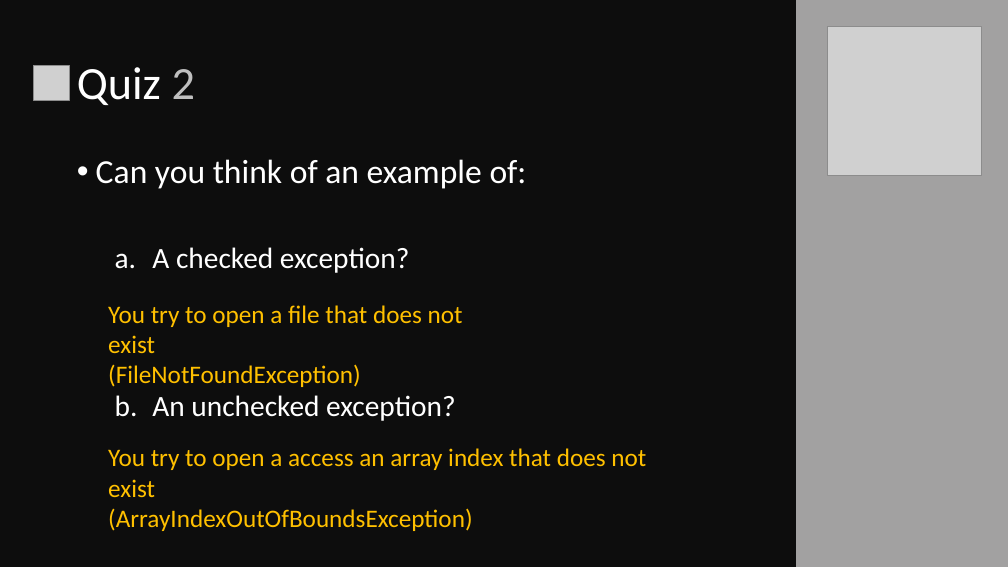
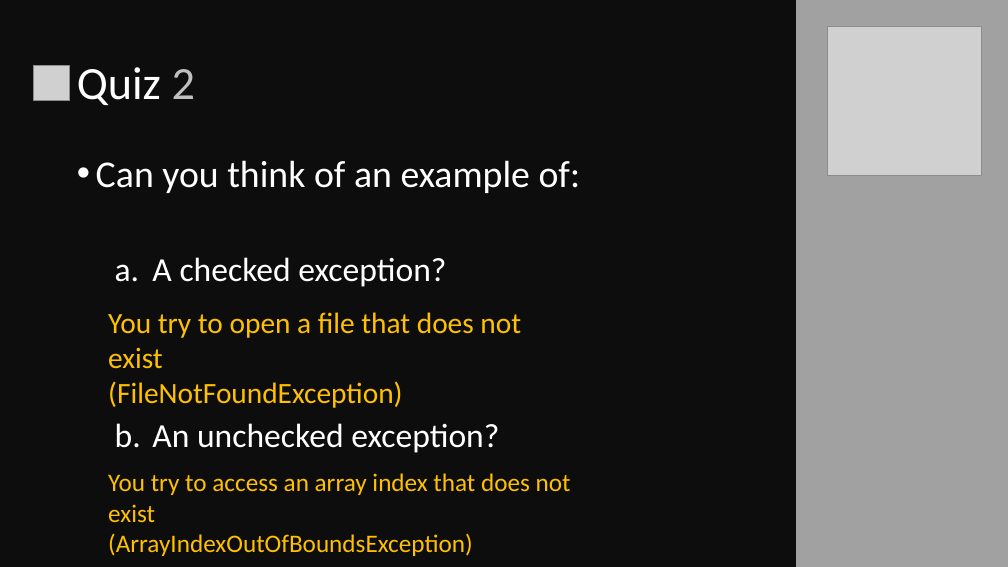
Before and after one commit to steliosot/java_exceptions_tutorial, a slide deck: slide 11 of Exceptions short tutorial.pptx. Drawn at 1008x567 pixels with LibreOffice and Linux fonts; fonts in the diff are those of the drawing; grey boxes stand for pictures. Boxes give left, top, right and bottom in pixels: in the first picture for what was removed or moved away, otherwise in the second. Text is boxed around its words. In the diff, an @@ line names an element or a change of style, - is before the commit and + after.

```diff
--- a/Exceptions short tutorial.pptx
+++ b/Exceptions short tutorial.pptx
@@ text "Can you think of an ..." at (96, 160, 581, 453): size 32 to 36 pt in "Can you think of an example of:"; size 28 to 32 pt in "A checked exception?", "An unchecked exception?" @@
@@ text "You try to open a ..." at (108, 312, 521, 369): size 24 to 28 pt @@
@@ text "You try to access an ...": place and size @@
-text "You try to access an ..." at (108, 448, 646, 497)
+text "You try to access an ..." at (108, 473, 571, 522)
@@ text at (108, 473, 571, 522): text changed @@
-You try to open a access an array index that does not exist
+You try to access an array index that does not exist
```
Also in this commit, not shown: 15 other slides changed, 1 slide added, 2 other files.
